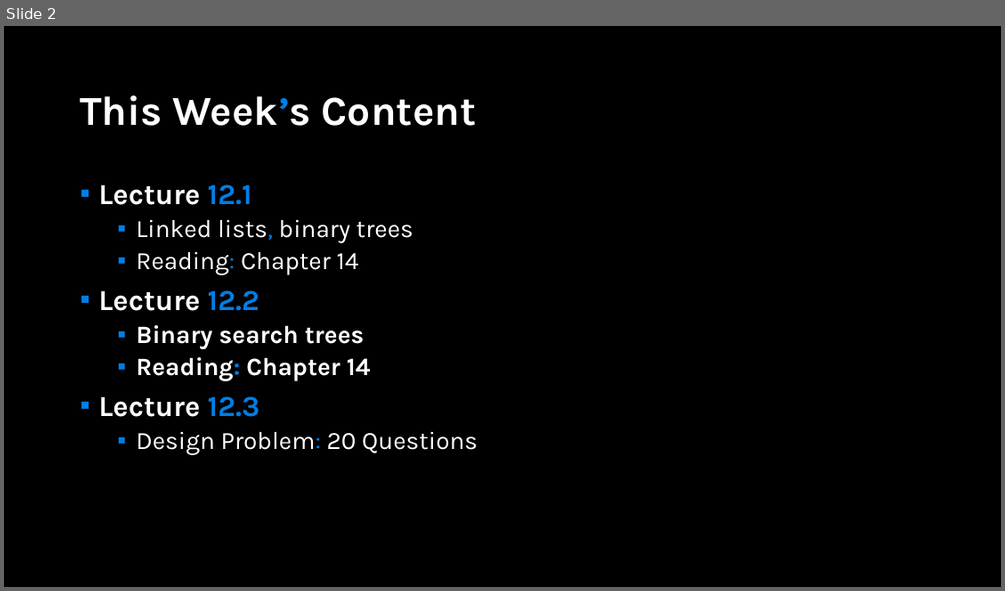
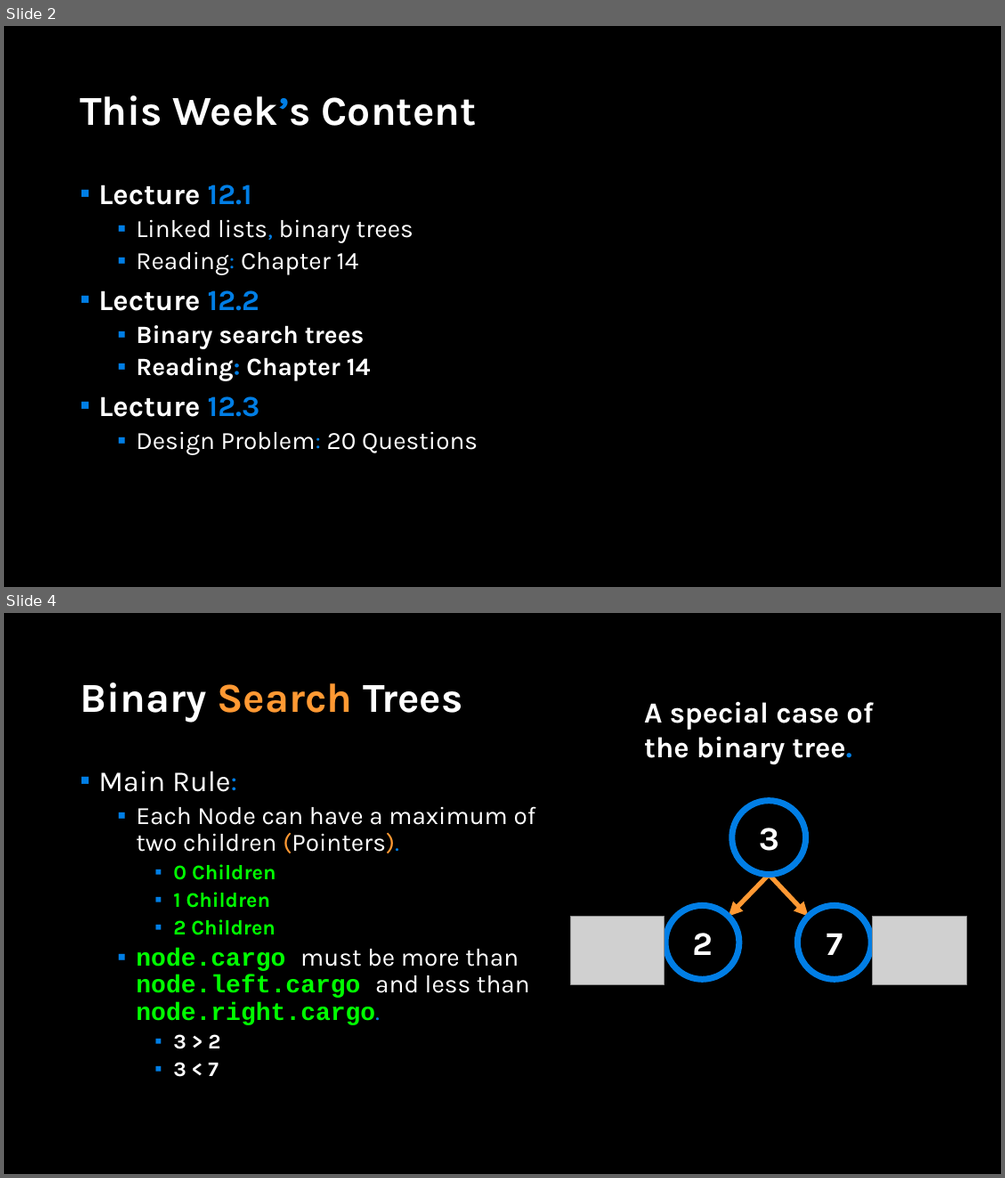
Before and after one commit to APS106/APS106-winter-2022-material, a slide deck: lectures/week12/lecture2/slides/week12_lecture2.pptx. Shown one above the other, each under a label of ours: slide 2 before the commit, slides 2 and 4 after it; the slides between them are not shown. The pictures are 1005x591 and 1005x1178 pixels, drawn with LibreOffice and Linux fonts; fonts in the diff are those of the drawing; grey boxes stand for pictures; background and template pictures are left out. Boxes give left, top, right and bottom in pixels: in the first picture for what was removed or moved away, otherwise in the second. Text is boxed around its words. In the diff, an @@ line names an element or a change of style, - is before the commit and + after.

```diff
--- a/lectures/week12/lecture2/slides/week12_lecture2.pptx
+++ b/lectures/week12/lecture2/slides/week12_lecture2.pptx
@@ slide 4 added at (4, 613, 1001, 1174), background picture (left out) @@
@@ title added at (80, 682, 462, 722), 39.6 pt, text #FFFFFF, bold @@
+Binary Search Trees
@@ text added at (644, 701, 873, 764), 28 pt, text #FFFFFF, bold @@
+A special case of the binary tree.
@@ text added at (98, 771, 536, 1077), 24 pt, text #FFFFFF @@
+▪ Main Rule:
+  ▪ Each Node can have a maximum of two children (Pointers).
+    ▪ 0 Children
+    ▪ 1 Children
+    ▪ 2 Children
+  ▪ node.cargo must be more than node.left.cargo and less than node.right.cargo.
+    ▪ 3 > 2
+    ▪ 3 < 7
@@ ellipse added at (732, 801, 807, 875), outline #017EE5 6 pt @@
@@ text added at (759, 827, 779, 851), 32 pt, text #FFFFFF, bold @@
+3
@@ arrow added from (769, 874) to (728, 916), #FF9933 4.5 pt @@
@@ arrow added from (769, 874) to (809, 916), #FF9933 4.5 pt @@
@@ ellipse added at (666, 906, 740, 980), outline #017EE5 6 pt @@
@@ ellipse added at (797, 906, 872, 980), outline #017EE5 6 pt @@
@@ picture added at (571, 916, 664, 984) @@
@@ text added at (692, 933, 712, 955), 32 pt, text #FFFFFF, bold @@
+2
@@ text added at (826, 933, 843, 955), 32 pt, text #FFFFFF, bold @@
+7
@@ picture added at (873, 916, 966, 984) @@
```
Also in this commit, not shown: 90 other slides added, 4 other files.
